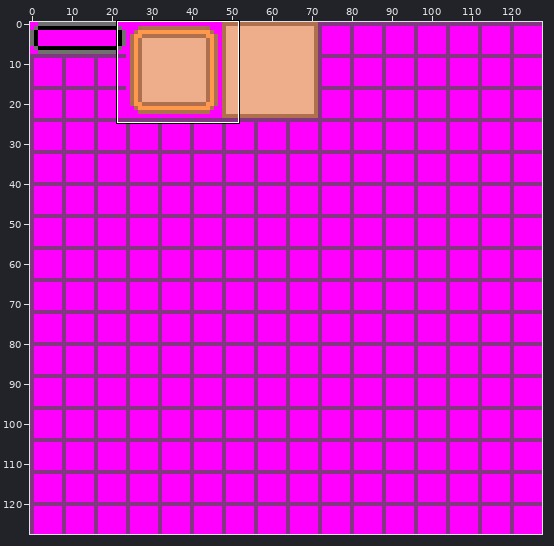
One commit to this sprite sheet: res/art/iconSheet.png. The picture above shows the old version from afar; the outline marks the close-up.
Close-up. Earlier state:
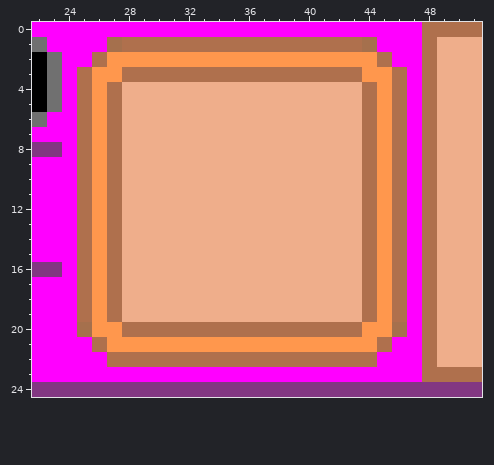
The file is 128x128 pixels. Shown: x 22..51, y 0..24.
After:
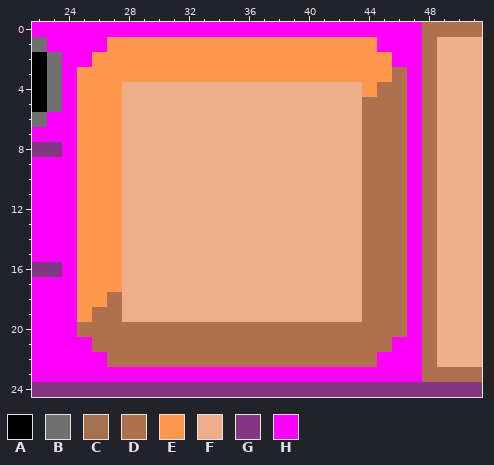
Palette (. is transparent): A #000000  B #707070  C #a5704d  D #af704d  E #ff974d  F #efae8b  G #823782  H #ff00ff
The exact change:
y 1: x 27..44 CDDDDDDDDDDDDDDDDC -> EEEEEEEEEEEEEEEEEE
y 2: x 26 D -> E; x 45 D -> E
y 3: x 25 D -> E; x 28..43 DDDDDDDDDDDDDDDD -> EEEEEEEEEEEEEEEE
y 4: x 25 D -> E; x 27 D -> E; x 44..45 DE -> ED
y 5..17: x 25 D -> E; x 27 D -> E; x 45 E -> D
y 18: x 25 D -> E; x 45 E -> D
y 19: x 25..26 DE -> ED; x 45 E -> D
y 20: x 25..27 CEE -> DDD; x 44..46 EEC -> DDD
y 21: x 27..44 EEEEEEEEEEEEEEEEEE -> DDDDDDDDDDDDDDDDDD
Pixel boxes of the changes (left, top, right, bottom) in both close-ups:
changed: (77, 37, 407, 352)
